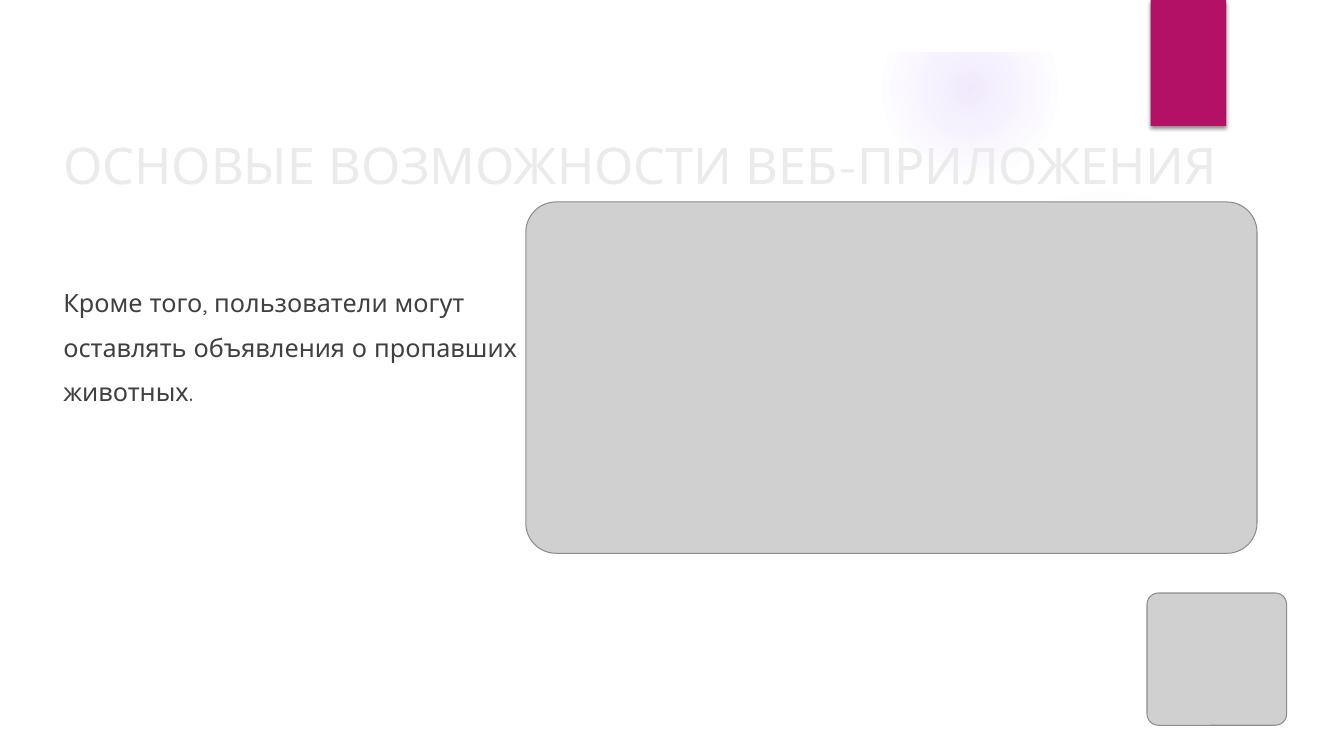
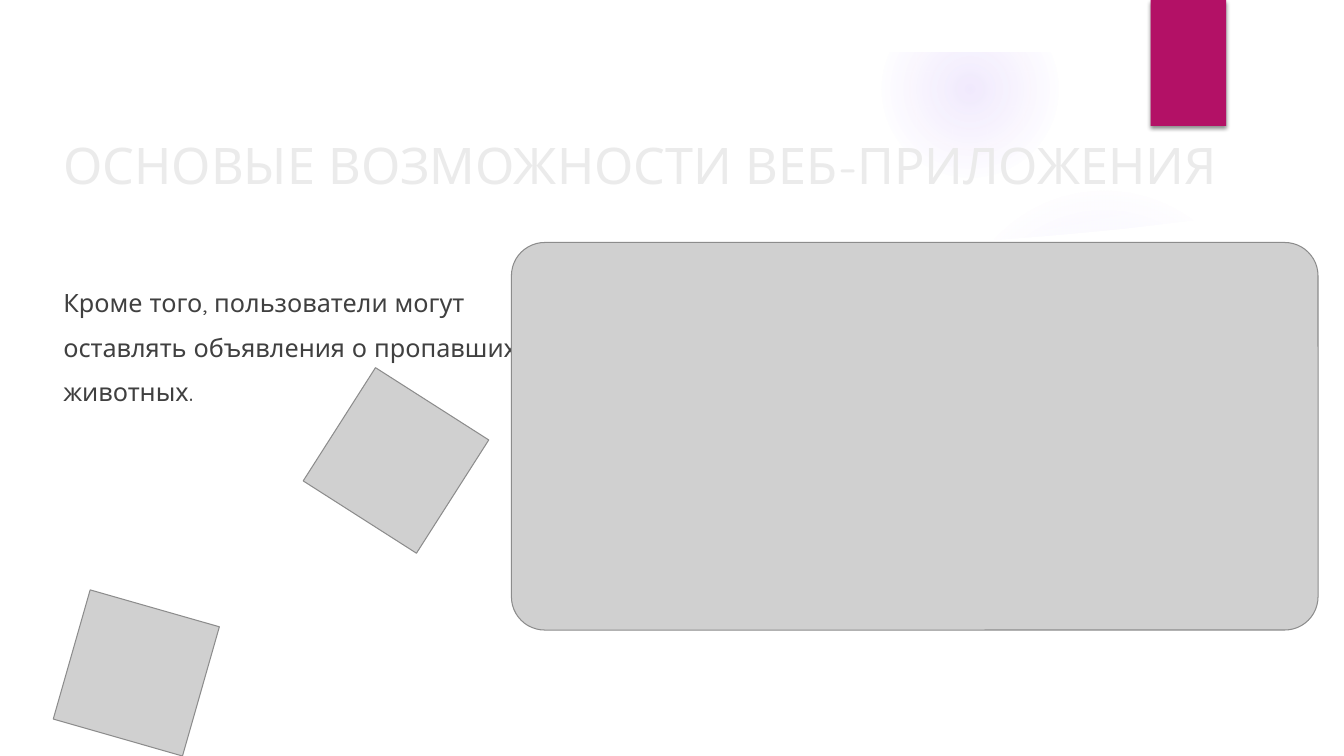
Before and after one commit to default-INT/jam-homeless, a slide deck: slide 6 of PrezentationProject/Hacaton_Prezentation.pptx. Drawn at 1344x756 pixels with LibreOffice and Linux fonts; fonts in the diff are those of the drawing; grey boxes stand for pictures; background and template pictures are left out. Boxes give left, top, right and bottom in pixels: in the first picture for what was removed or moved away, otherwise in the second. Text is boxed around its words. In the diff, an @@ line names an element or a change of style, - is before the commit and + after.

```diff
--- a/PrezentationProject/Hacaton_Prezentation.pptx
+++ b/PrezentationProject/Hacaton_Prezentation.pptx
@@ picture: place and size @@
-picture at [526,202,1257,554]
+picture at [511,243,1318,630]
@@ picture added at [303,368,488,553] @@
@@ picture added at [54,590,220,756] @@
@@ picture removed at [1147,593,1288,725] @@
```
Also in this commit, not shown: 5 other slides changed.
